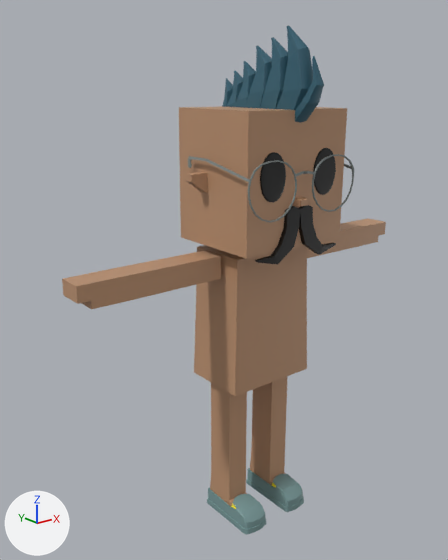
What one commit did to the FBX model mustachiorascals/fbx/c8e7e3c4-1a55-4b5b-8b6d-c22033d643d2.fbx.
One viewpoint serves both versions: a camera (50 mm lens) standing at (-0.0256, -0.028, 0.0286) and looking at (-0.0019, 0.0017, 0.0168). Every picture has the same lights, and +X, +Y and +Z are marked at lower left. Where no turn or scale is listed for an object, it has been applied to the vertices.

Objects in the first picture: 'ew_round_2', 'eye_5', 'f_slipons', 'h_mohawk', 'm_e', 'mustachio_arms', 'mustachio_body', 'mustachio_head', 'mustachio_legs'.
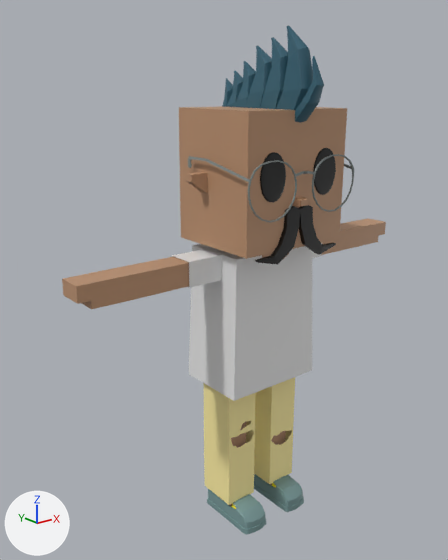
Boxes (x1, y1, x2, y2) around the edits, measured in the pictures (448 x 560 px):
'c_shirt_1', added
    after: (189, 244, 312, 401)
'c_rippedjeans', added (beige)
    after: (203, 377, 295, 505)
'c_shirt_2', added
    after: (171, 243, 322, 288)
'mustachio_body', unchanged, covered by the edit
    before: (194, 245, 307, 396)
    after: (262, 253, 289, 260)
'mustachio_legs', unchanged, covered by the edit
    before: (210, 377, 287, 506)
    after: (230, 422, 286, 506)

The change, as a diff of the scene's bpy script:
```diff
--- a/mustachiorascals/fbx/c8e7e3c4-1a55-4b5b-8b6d-c22033d643d2.fbx.py
+++ b/mustachiorascals/fbx/c8e7e3c4-1a55-4b5b-8b6d-c22033d643d2.fbx.py
@@ mat_upper_garment_1 @@
+mat_upper_garment_1 = principled_material('upper_garment_1')
+mat_upper_garment_1.base_color = (0.8, 0.8, 0.8)  # white #e7e7e7
@@ mat_lower_garment @@
+mat_lower_garment = principled_material('lower_garment')
+mat_lower_garment.base_color = (1.0, 0.867, 0.376)  # beige #ffefa5
@@ me_mesh_012 @@
+me_mesh_012.from_pydata(...)  # 24 vertices, 18 faces; spans x -0.00561..0.00561, y 0.00027..0.00209, z 0.01737..0.01893
+me_mesh_012.materials.append(mat_upper_garment_1)  # white #e7e7e7
@@ me_mesh_003_1 @@
+me_mesh_003_1.from_pydata(...)  # 277 vertices, 244 faces; spans x -0.00297..0.00299, y -0.00021..0.00257, z 0.0014..0.01069
+me_mesh_003_1.materials.append(mat_lower_garment)  # beige #ffefa5
@@ me_mesh_011 @@
+me_mesh_011.from_pydata(...)  # 230 vertices, 212 faces; spans x -0.00349..0.00349, y -0.0013..0.00353, z 0.00994..0.01894
+me_mesh_011.materials.append(mat_upper_garment_1)  # white #e7e7e7
@@ ob_c_shirt_2 @@
+ob_c_shirt_2 = bpy.data.objects.new('c_shirt_2', me_mesh_012)
+ob_c_shirt_2.location = (0.0, 0.0, 0.0)
@@ ob_c_rippedjeans @@
+ob_c_rippedjeans = bpy.data.objects.new('c_rippedjeans', me_mesh_003_1)
+ob_c_rippedjeans.location = (0.0, 0.0, 0.0)
@@ ob_c_shirt_1 @@
+ob_c_shirt_1 = bpy.data.objects.new('c_shirt_1', me_mesh_011)
+ob_c_shirt_1.location = (0.0, 0.0, 0.0)
```
